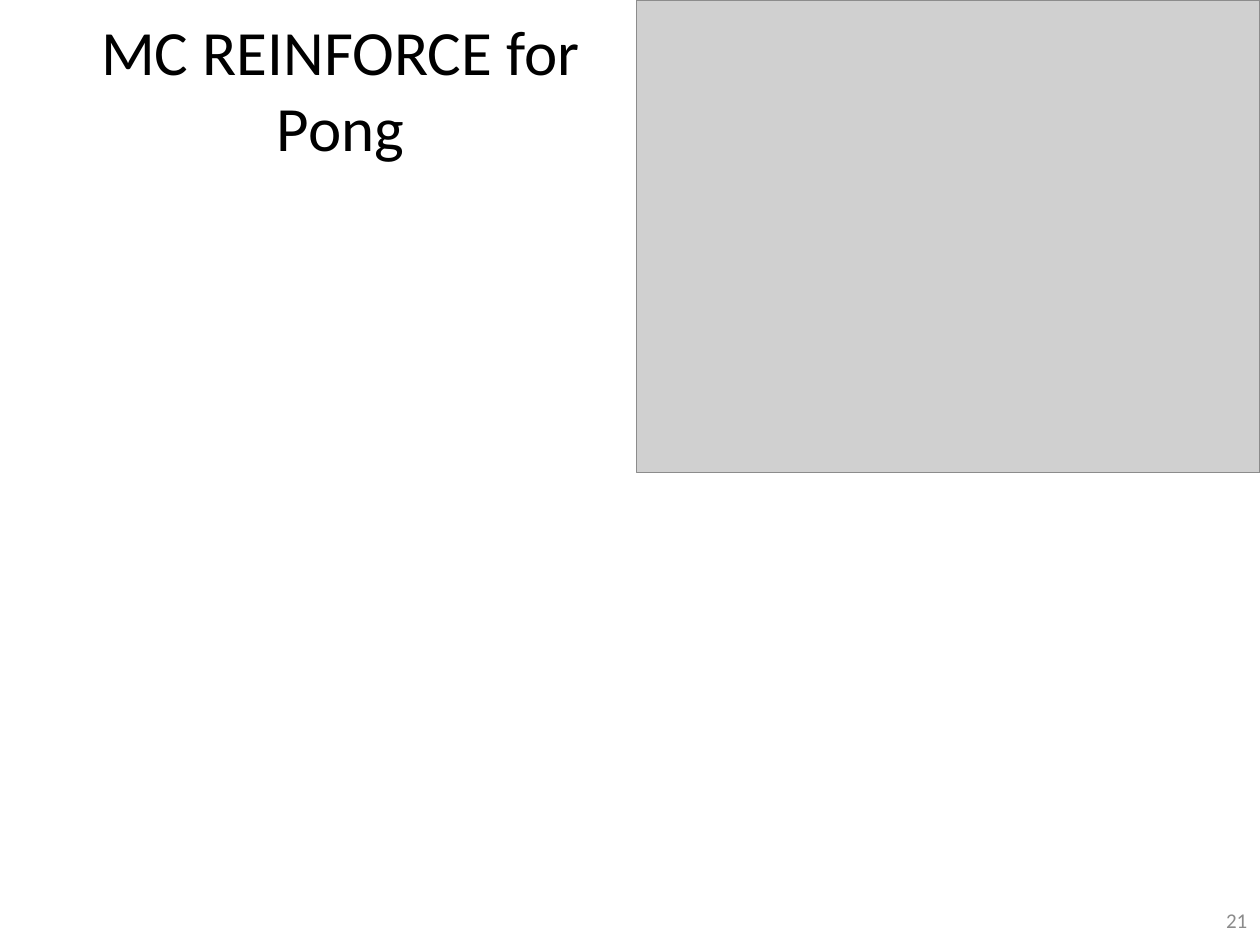
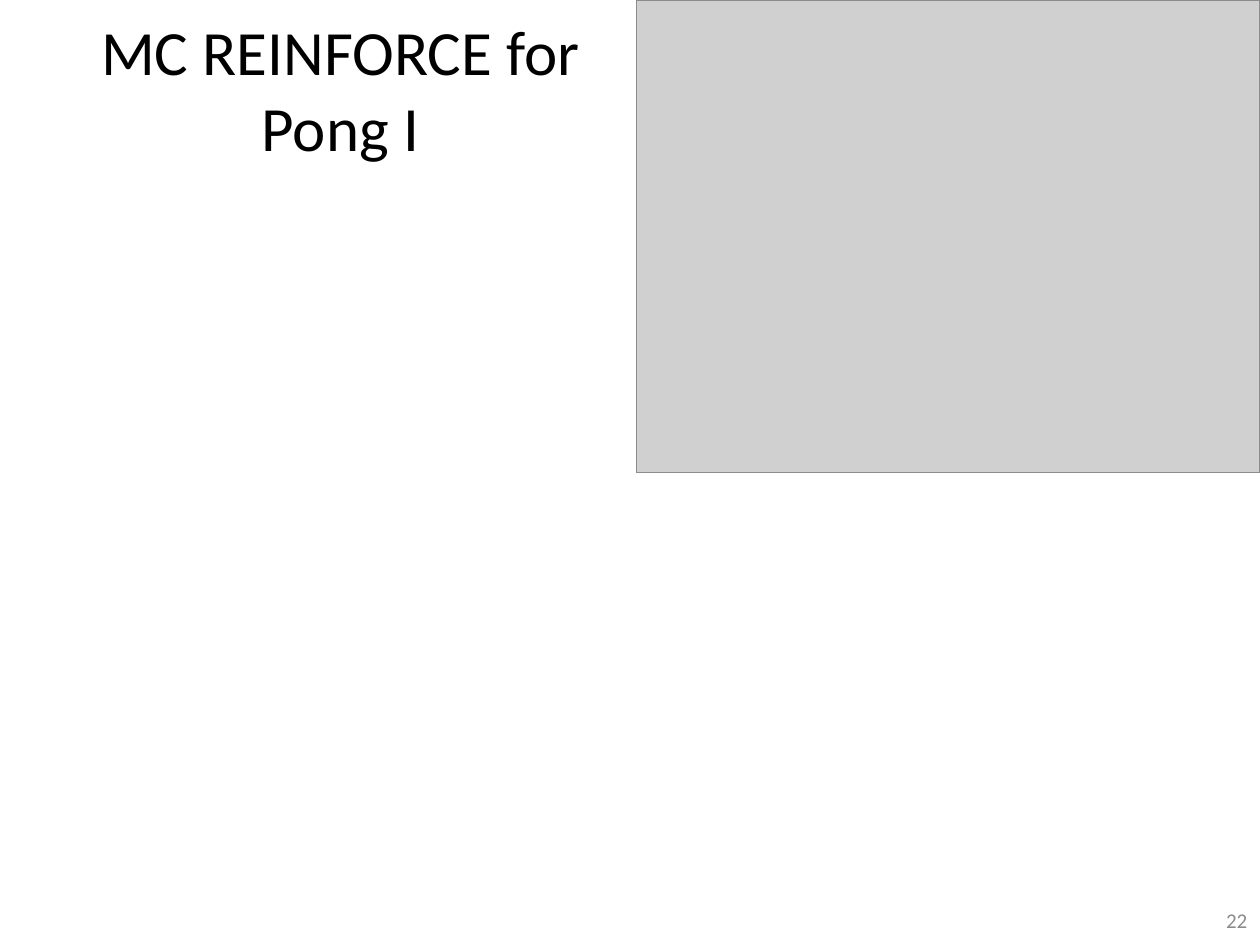
Before and after one commit to guzonghua/saav, a slide deck: slide 22 of PPTs/L7.3 Policy-based RL.pptx (slide 21 before the commit). Drawn at 1260x945 pixels with LibreOffice and Linux fonts; fonts in the diff are those of the drawing; grey boxes stand for pictures. Boxes give left, top, right and bottom in pixels: in the first picture for what was removed or moved away, otherwise in the second. Text is boxed around its words. In the diff, an @@ line names an element or a change of style, - is before the commit and + after.

```diff
--- a/PPTs/L7.3 Policy-based RL.pptx
+++ b/PPTs/L7.3 Policy-based RL.pptx
@@ title at (101, 32, 579, 162): text changed @@
-MC REINFORCE for Pong
+MC REINFORCE for Pong I
@@ page number at (1226, 914, 1247, 928): text changed @@
-21
+22
```
Also in this commit, not shown: 5 other slides changed, 3 slides added, 6 other files.
